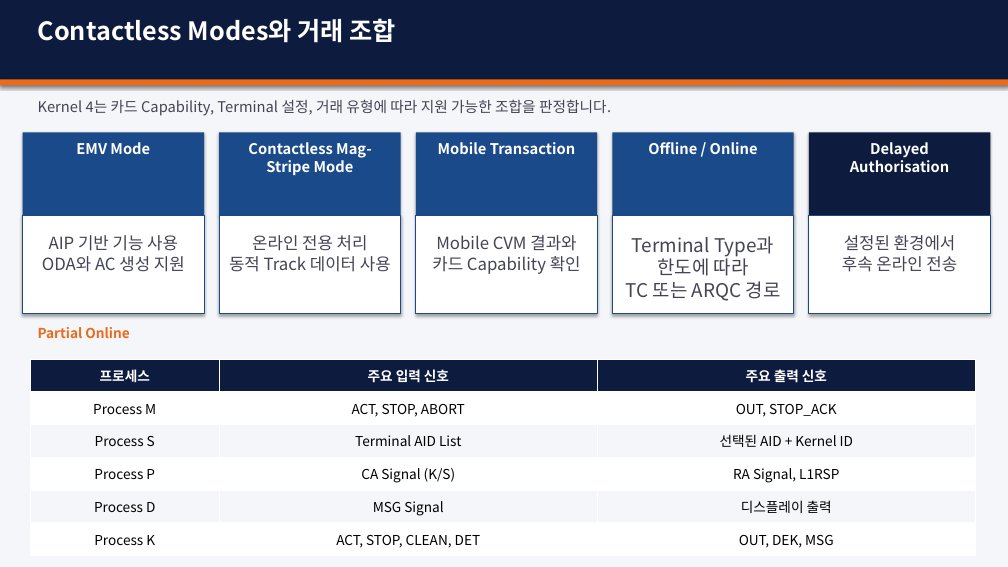
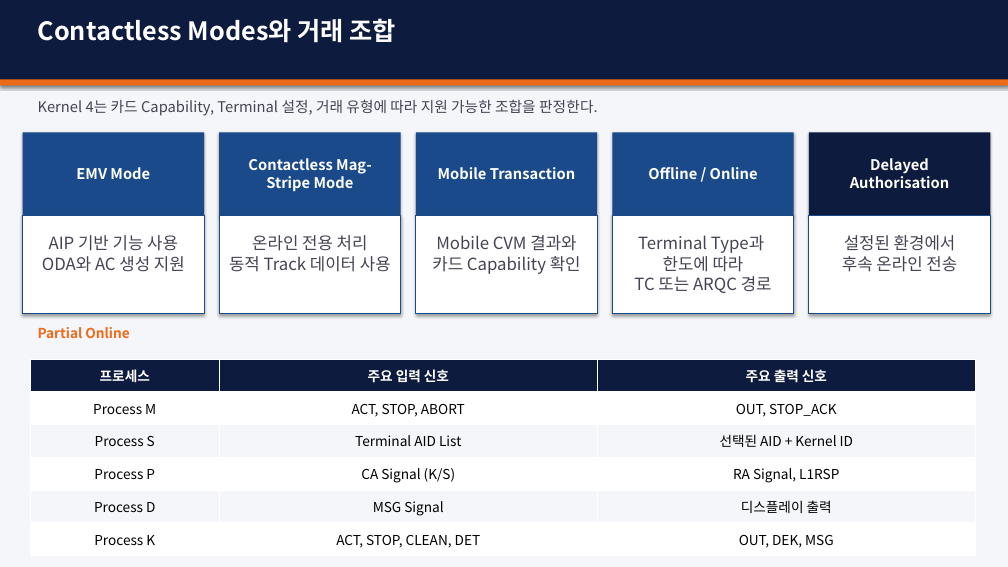
Before and after one commit to tjdguswls01/SeongHyeonJin_em, a slide deck: slide 8 of kernel/02_AMEX/amex.pptx. Drawn at 1008x567 pixels with LibreOffice and Linux fonts; fonts in the diff are those of the drawing. Boxes give left, top, right and bottom in pixels: in the first picture for what was removed or moved away, otherwise in the second. Text is boxed around its words. In the diff, an @@ line names an element or a change of style, - is before the commit and + after.

```diff
--- a/kernel/02_AMEX/amex.pptx
+++ b/kernel/02_AMEX/amex.pptx
@@ text at [38, 99, 598, 116]: text changed @@
-Kernel 4는 카드 Capability, Terminal 설정, 거래 유형에 따라 지원 가능한 조합을 판정합니다.
+Kernel 4는 카드 Capability, Terminal 설정, 거래 유형에 따라 지원 가능한 조합을 판정한다.
@@ text "EMV Mode": place and size @@
-text "EMV Mode" at [76, 142, 150, 154]
+text "EMV Mode" at [76, 167, 150, 179]
@@ text "Contactless Mag-Stripe Mode": place and size @@
-text "Contactless Mag-Stripe Mode" at [248, 142, 371, 175]
+text "Contactless Mag-Stripe Mode" at [248, 158, 371, 191]
@@ text "Mobile Transaction": place and size @@
-text "Mobile Transaction" at [438, 142, 575, 154]
+text "Mobile Transaction" at [438, 167, 575, 179]
@@ vertical alignment top to middle in 5 elements at [248, 158, 371, 191], [850, 158, 950, 188], [76, 167, 150, 179], [438, 167, 575, 179], [648, 167, 758, 179] @@
@@ text "Offline / Online": place and size @@
-text "Offline / Online" at [648, 142, 758, 154]
+text "Offline / Online" at [648, 167, 758, 179]
@@ text "Delayed Authorisation": place and size @@
-text "Delayed Authorisation" at [850, 142, 950, 172]
+text "Delayed Authorisation" at [850, 158, 950, 188]
@@ text at [638, 235, 764, 272]: text changed; size 18 to 16 pt @@
-Terminal Type과 한도에 따라
+Terminal Type과
+한도에 따라
@@ text at [634, 276, 772, 293]: size 18 to 16 pt in "TC 또는 ARQC 경로" @@
```
Also in this commit, not shown: 17 other slides changed, 1 slide removed, 2 other files.
